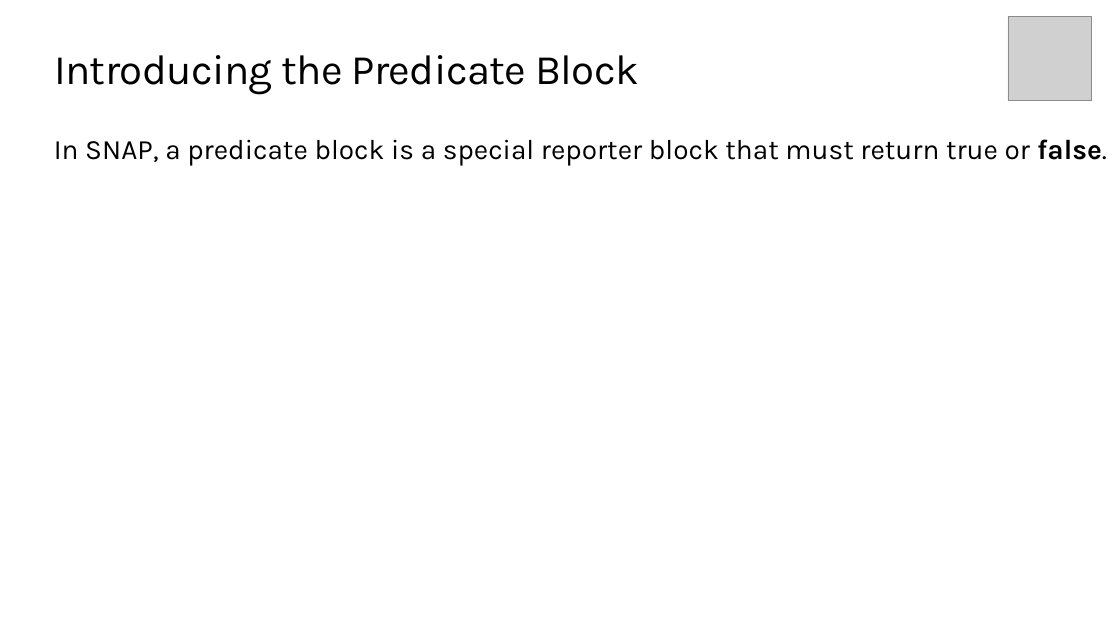
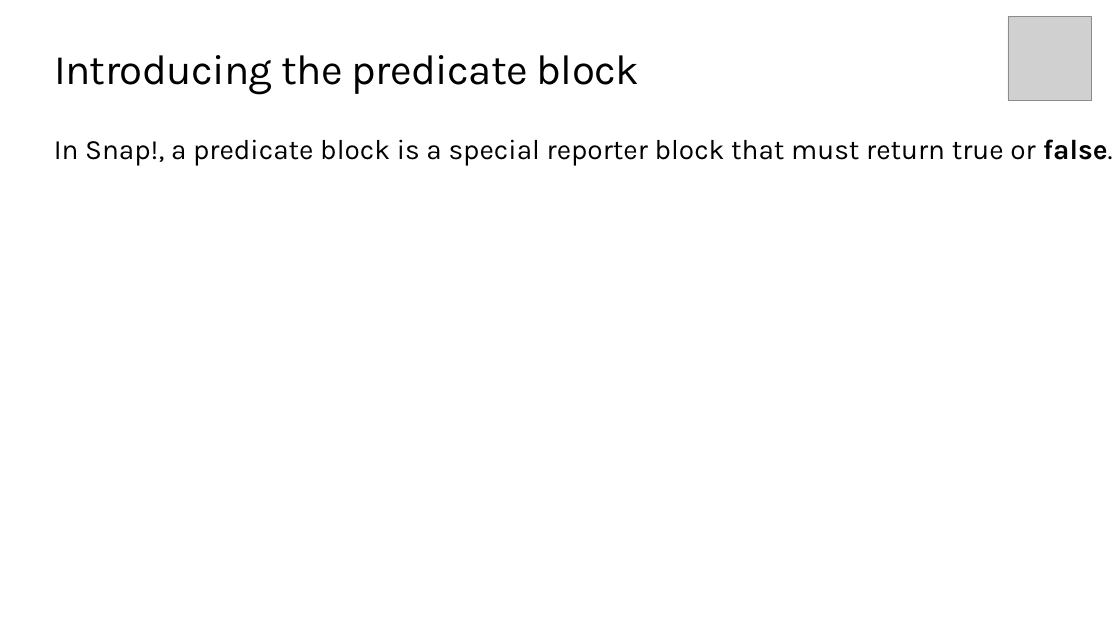
Before and after one commit to TEALSK12/introduction-to-computer-science, a slide deck: slide 6 of docs/slidedecks/TEALS SNAP 3.4.pptx. Drawn at 1120x630 pixels with LibreOffice and Linux fonts; fonts in the diff are those of the drawing; grey boxes stand for pictures; background and template pictures are left out. Boxes give left, top, right and bottom in pixels: in the first picture for what was removed or moved away, otherwise in the second. Text is boxed around its words. In the diff, an @@ line names an element or a change of style, - is before the commit and + after.

```diff
--- a/docs/slidedecks/TEALS SNAP 3.4.pptx
+++ b/docs/slidedecks/TEALS SNAP 3.4.pptx
@@ title at (54, 55, 640, 95): text changed @@
-Introducing the Predicate Block
+Introducing the predicate block
@@ text at (54, 139, 1113, 166): text changed @@
-In SNAP, a predicate block is a special reporter block that must return true or false.
+In Snap!, a predicate block is a special reporter block that must return true or false.
```
Also in this commit, not shown: 10 other slides changed, 2 other files.
